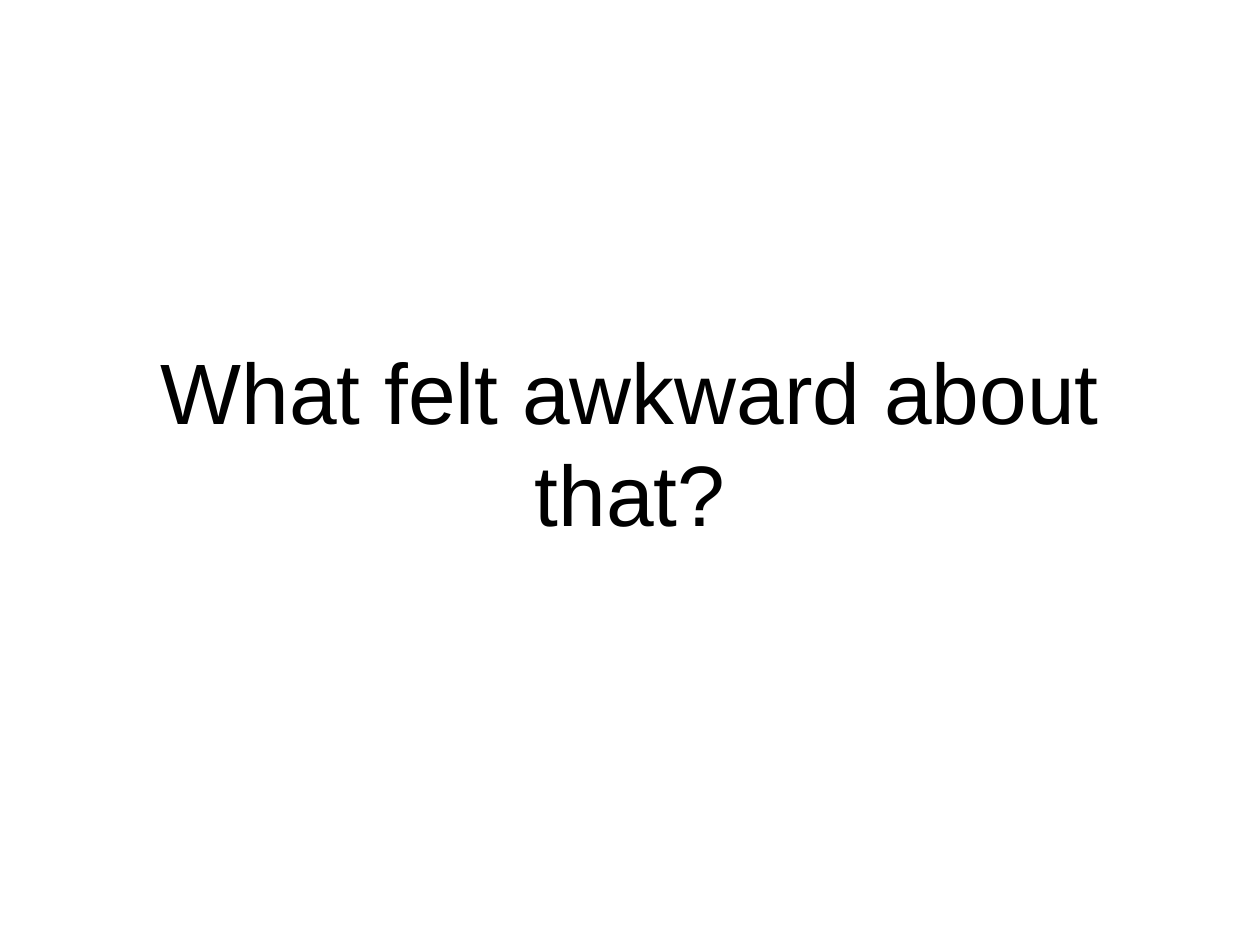
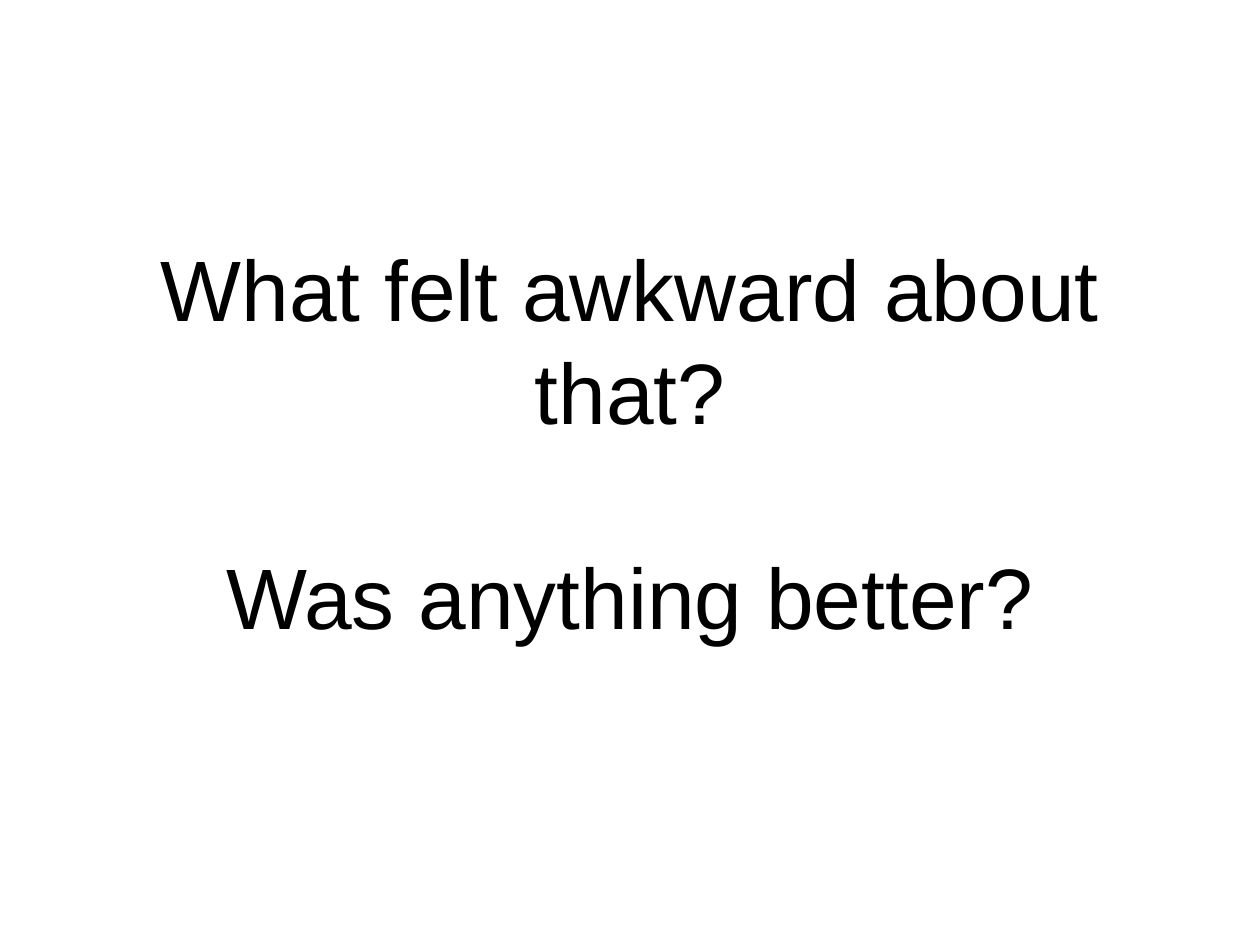
Before and after one commit to pseale/presentation-message-passing, a slide deck: slide 24 of message-passing.odp. Drawn at 1260x945 pixels with LibreOffice and Linux fonts; fonts in the diff are those of the drawing. Boxes give left, top, right and bottom in pixels: in the first picture for what was removed or moved away, otherwise in the second. Text is boxed around its words. In the diff, an @@ line names an element or a change of style, - is before the commit and + after.

```diff
--- a/message-passing.odp
+++ b/message-passing.odp
@@ subtitle at (x1=227, y1=567, x2=1033, y2=645): paragraph added @@
+Was anything better?
```
Also in this commit, not shown: 4 slides added, 1 slide removed, 3 other files.
